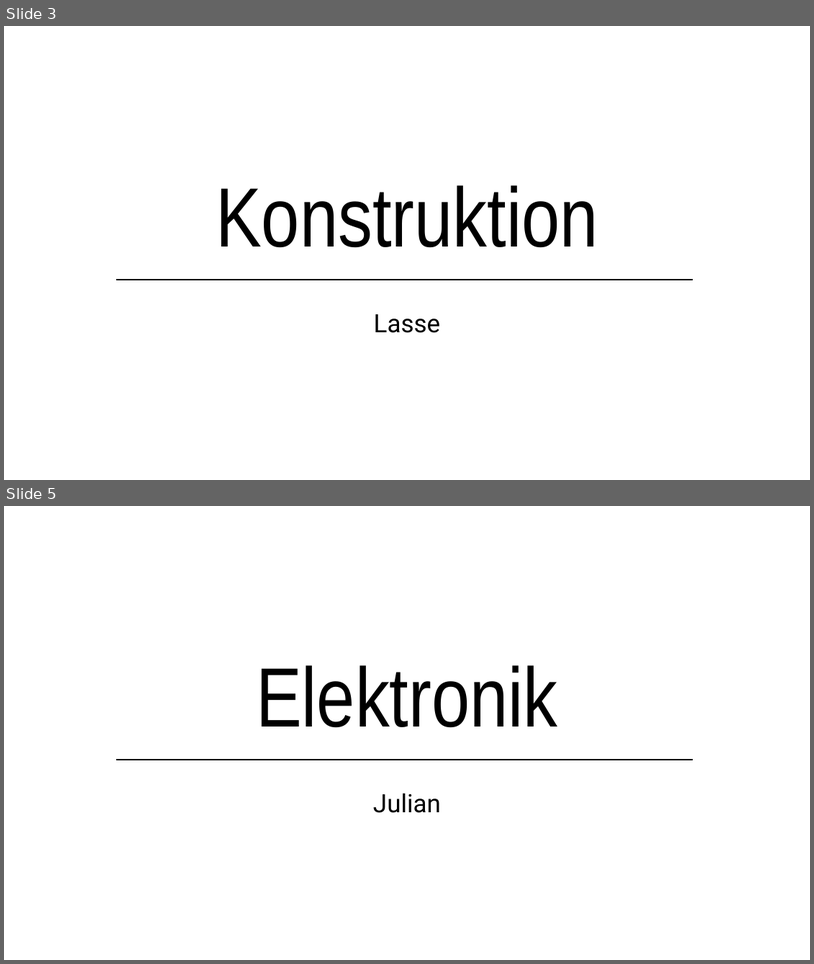
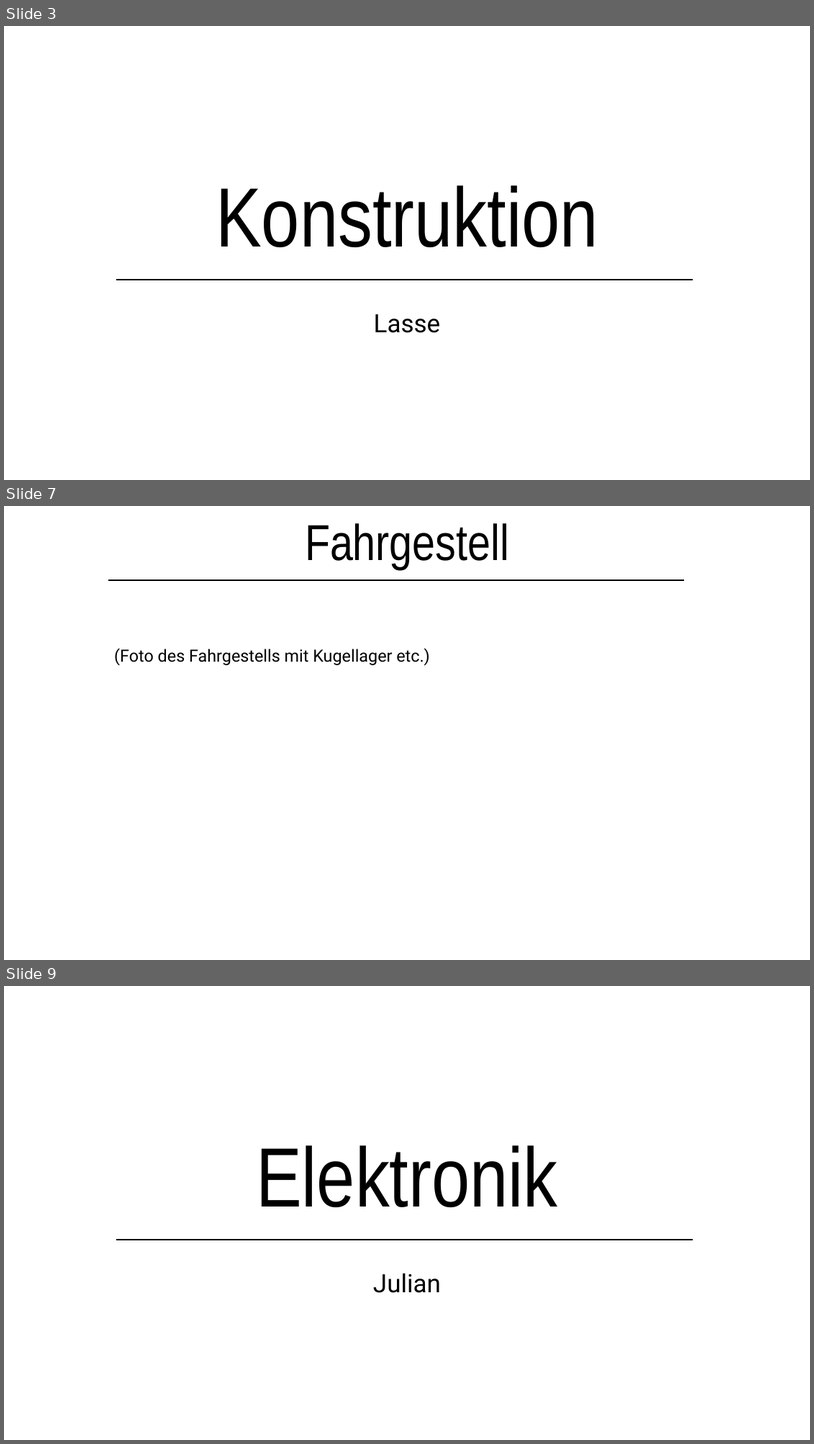
Before and after one commit to lsswchmnn/tank, a slide deck: Präsentation/Kettenfahrzeug.pptx. Shown one above the other, each under a label of ours: slides 3 and 5 before the commit, slides 3, 7 and 9 after it; the slides between them are not shown. The pictures are 814x964 and 814x1444 pixels, drawn with LibreOffice and Linux fonts; fonts in the diff are those of the drawing. Boxes give left, top, right and bottom in pixels: in the first picture for what was removed or moved away, otherwise in the second. Text is boxed around its words. In the diff, an @@ line names an element or a change of style, - is before the commit and + after.

```diff
--- a/Präsentation/Kettenfahrzeug.pptx
+++ b/Präsentation/Kettenfahrzeug.pptx
@@ slide 7 added at bbox=[4, 506, 810, 960], background #FFFFFF @@
@@ text added at bbox=[305, 523, 509, 569], 60 pt, text #000000 @@
+Fahrgestell
@@ line added from (108, 580) to (684, 580), #000000 1.5 pt @@
@@ subtitle added at bbox=[114, 648, 430, 665], 20 pt, text #000000 @@
+(Foto des Fahrgestells mit Kugellager etc.)
@@ what was slide 5 is now slide 9 @@
```
Also in this commit, not shown: 3 slides changed, 4 other slides added, 1 slide removed, 2 other files.
